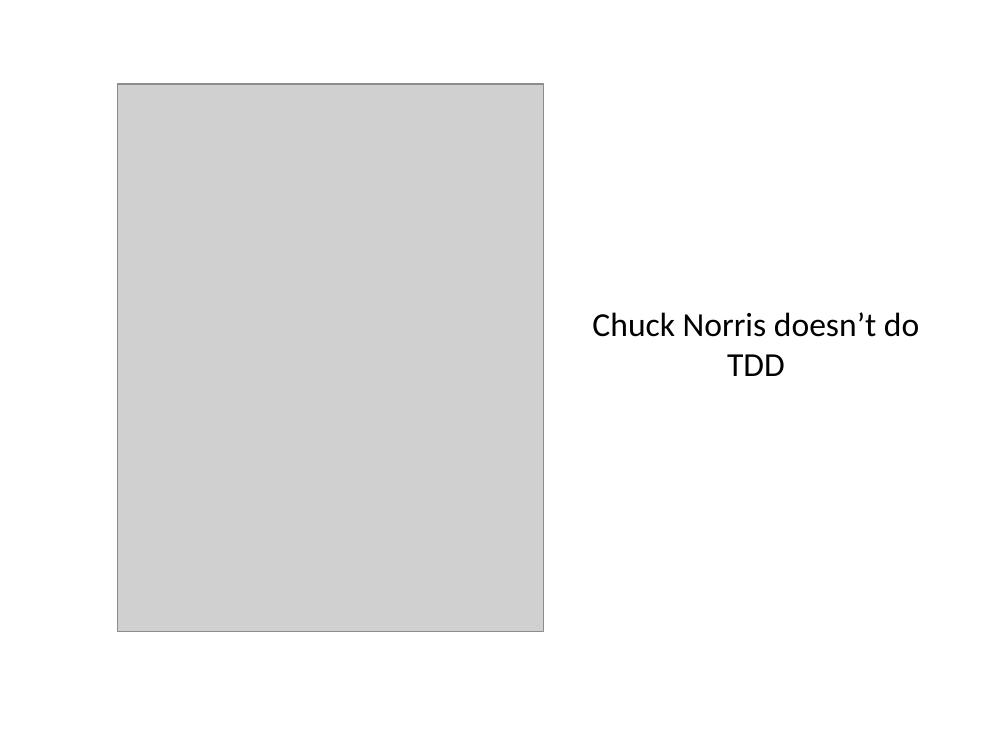
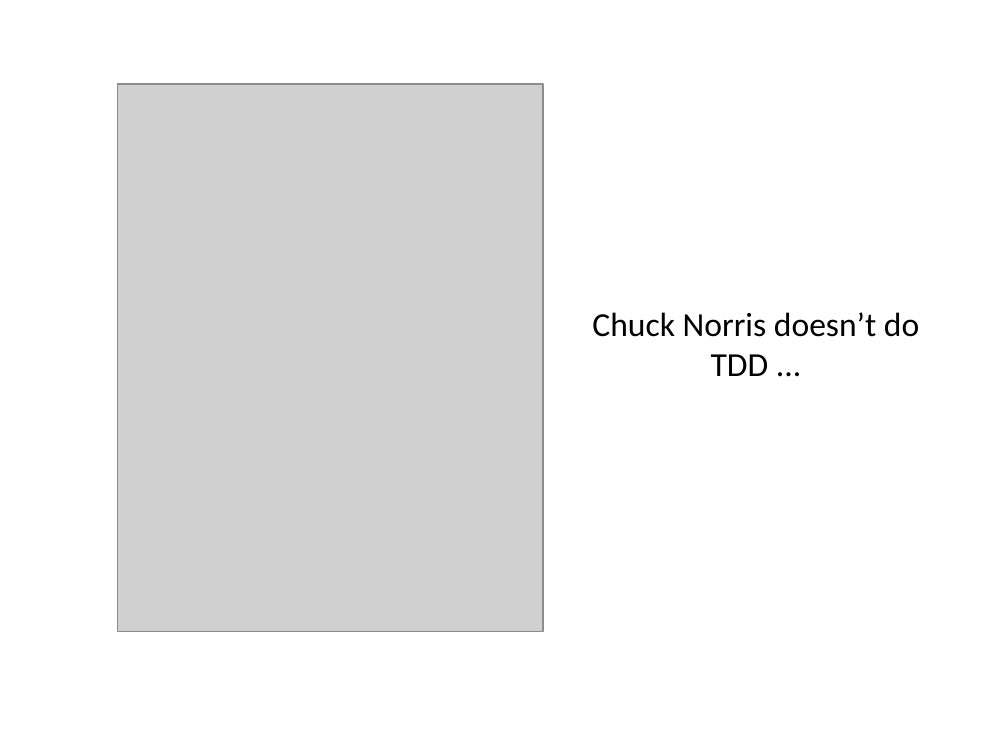
Before and after one commit to virtix/swe-795, a slide deck: slide 2 of doc/Test Doubles and Dependency Design.pptx. Drawn at 1008x756 pixels with LibreOffice and Linux fonts; fonts in the diff are those of the drawing; grey boxes stand for pictures. Boxes give left, top, right and bottom in pixels: in the first picture for what was removed or moved away, otherwise in the second. Text is boxed around its words. In the diff, an @@ line names an element or a change of style, - is before the commit and + after.

```diff
--- a/doc/Test Doubles and Dependency Design.pptx
+++ b/doc/Test Doubles and Dependency Design.pptx
@@ text at (592,312,919,376): text changed @@
-Chuck Norris doesn’t do TDD
+Chuck Norris doesn’t do TDD ...
```
Also in this commit, not shown: 11 other slides changed, 2 slides added, 2 other files.
